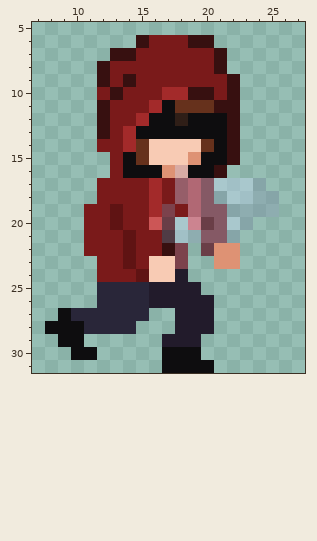
Two versions of one pixel-art sprite, Assets/Textures/Characters/Toni/stamina regen/stamina walk/stamina walk3.png. The picture above was drawn from the file before the commit.
The file is 32x32 pixels. Colours within 5 levels of each other are drawn and written as one. Shown: x 7..27, y 5..31.
Once edited:
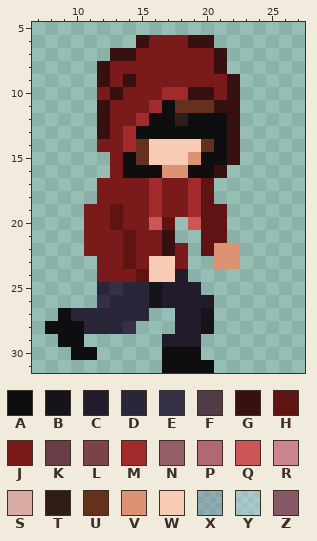
Palette (. is transparent): A #0e0d0f  B #16141a  C #221b2b  D #292639  E #363046  F #503c45  G #371010  H #5f1313  J #7a1a1a  K #6a3e47  L #7c424c  M #a32a2a  N #965e69  P #b16874  Q #cc5656  R #cc8490  S #d8aba4  T #2f1e17  U #66311c  V #de9274  W #f8cbb4  X #808da85a  Y #cbdbfc5a  Z #855965
Log entry: Removed breath from stamina animations
Diff:
The author changed colour C to colour B in rows 25 to 26 at x 16; in rows 27 to 28 at x 20.
The author changed colour D to colour E in row 25 at x 13; in row 26 at x 12; in row 28 at x 14.
The author changed colour F to colour G in row 21 at x 17.
The author changed colour K to colour H in row 20 at x 17 and 20; in row 22 at x 20.
The author changed colour Z to colour H in rows 17 to 18 at x 20; in row 19 at x 20 to 21; in row 20 at x 21; in row 21 at x 20 to 21.
The author changed colour L to colour J in row 19 at x 17; in rows 22 to 23 at x 18.
The author changed colour N to colour J in rows 17 to 18 at x 18.
The author changed colour P to colour M in rows 17 to 19 at x 19.
The author changed colour R to colour Q in row 20 at x 19.
The author changed colour S to colour V in row 16 at x 18.
The edit erases colour X in row 17 at x 24; in row 18 at x 21 and 24 to 25; in row 19 at x 22 to 25; in row 20 at x 23; in row 21 at x 19 and 22.
The edit erases colour Y in row 17 at x 21 to 23; in row 18 at x 22 to 23; in row 20 at x 18 and 22; in row 21 at x 18.
Pixel boxes of the changes (left, top, right, bottom) in both pictures:
changed: (97, 165, 279, 334)
